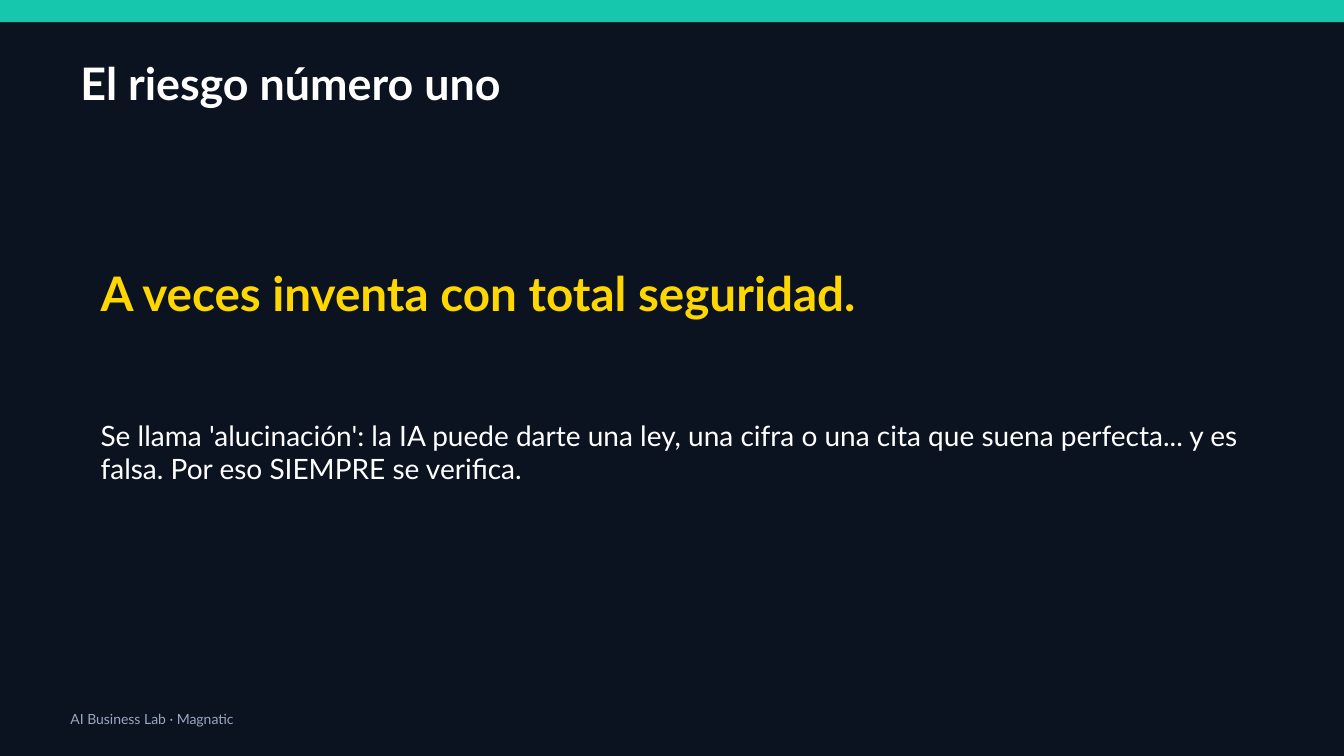
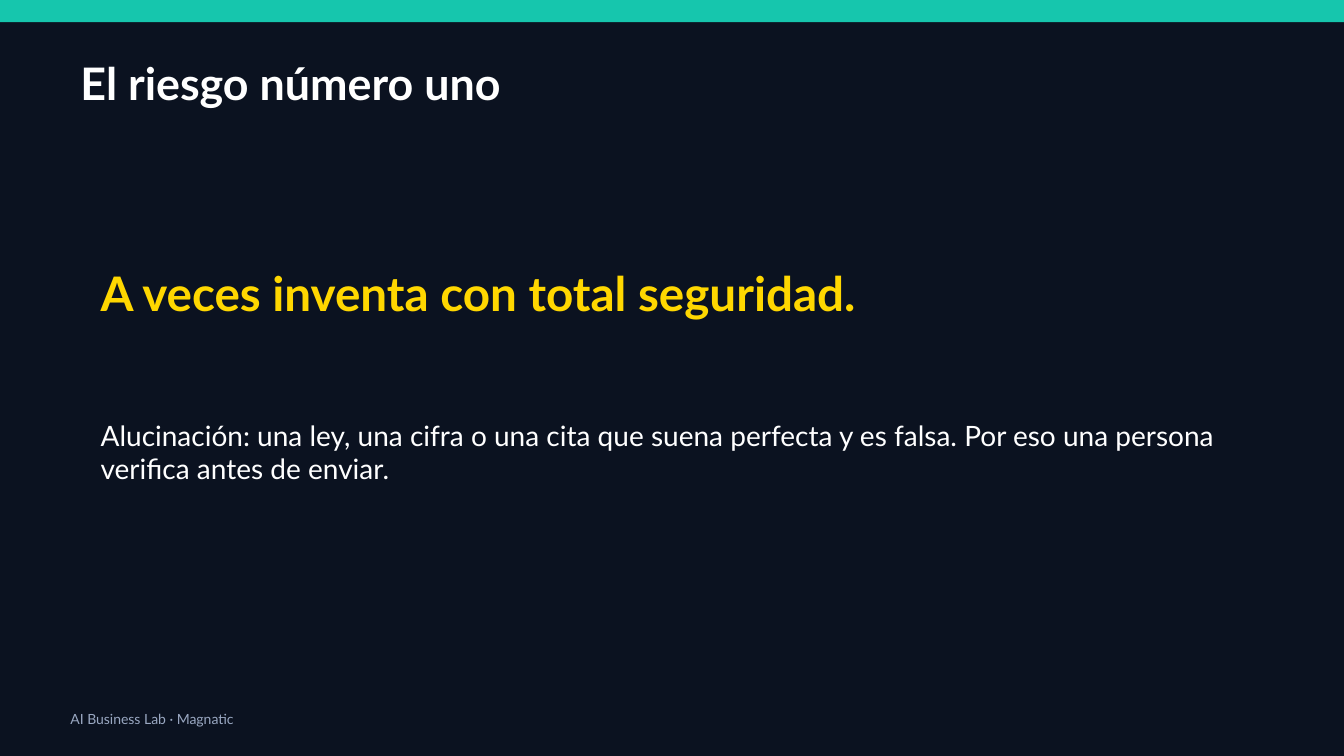
Before and after one commit to xander0408/CURSOS, a slide deck: slide 10 of AI-Business-Lab-Presentacion.pptx (slide 35 before the commit). Drawn at 1344x756 pixels with LibreOffice and Linux fonts; fonts in the diff are those of the drawing. Boxes give left, top, right and bottom in pixels: in the first picture for what was removed or moved away, otherwise in the second. Text is boxed around its words. In the diff, an @@ line names an element or a change of style, - is before the commit and + after.

```diff
--- a/AI-Business-Lab-Presentacion.pptx
+++ b/AI-Business-Lab-Presentacion.pptx
@@ text at box(101, 425, 1213, 480): text changed @@
-Se llama 'alucinación': la IA puede darte una ley, una cifra o una cita que suena perfecta... y es falsa. Por eso SIEMPRE se verifica.
+Alucinación: una ley, una cifra o una cita que suena perfecta y es falsa. Por eso una persona verifica antes de enviar.
```
Also in this commit, not shown: 28 other slides changed, 1 slide added, 42 slides removed, 1 other file.
